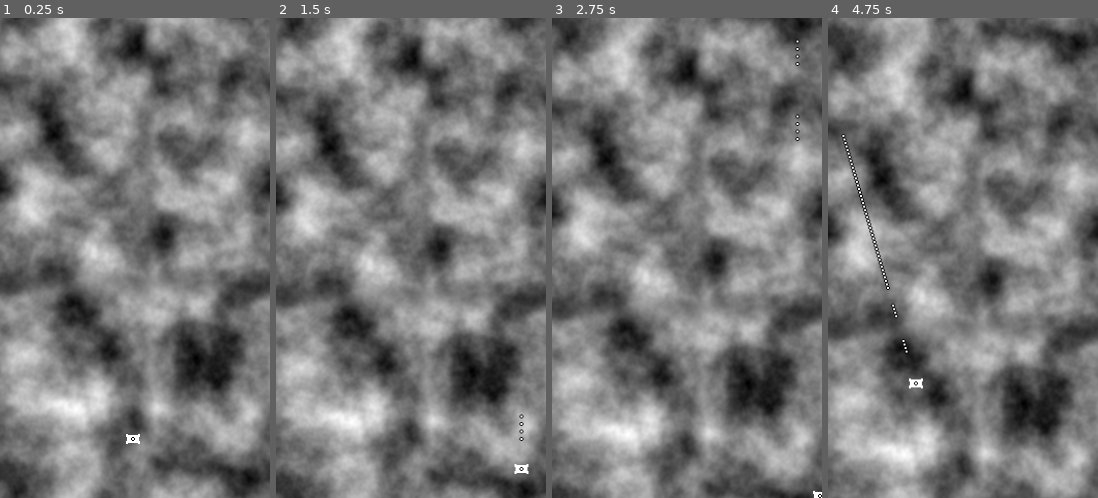
Above: before the commit, frames 1-4 (left to right).
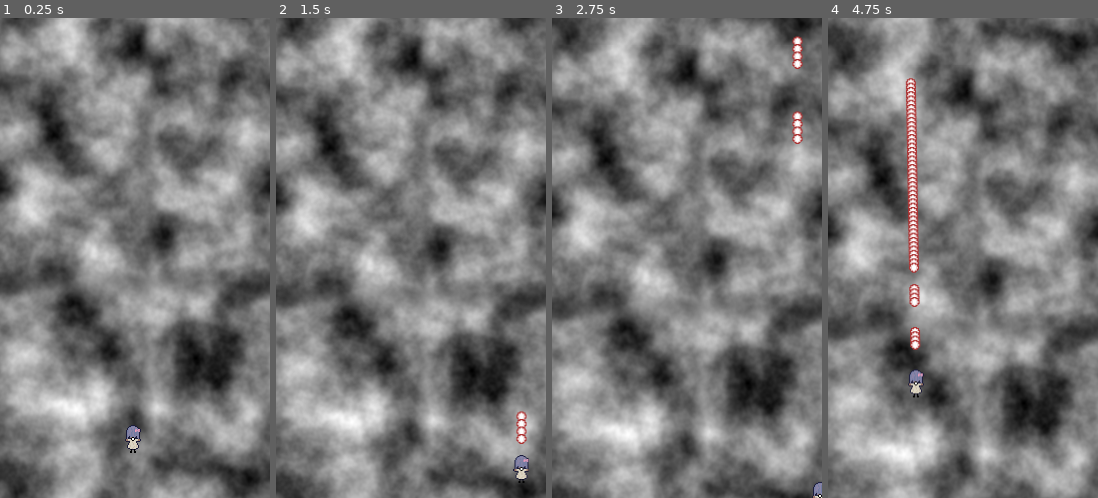
Above: after the commit, the same moments.

Repository: gnamikawa/PillowPugilist
Game: Godot game, scene res://scenes/game_manager.tscn
Two runs of this game, one before a commit and one after it. Both use one fixed random seed, a clock stepped at 60 frames per second and the inputs below.
Inputs:
- Up to frame 1 (0.25 s): no input
- Up to frame 2 (1.5 s): hold Right (movement_right) 0.53-1.28 s; hold Space 0.53-1.28 s; hold Down (movement_down) from 1.28 s (still down); tap Space at 1.35 s
- Up to frame 3 (2.75 s): tap Space at 1.52, 1.82 s; release Down (movement_down) at 2.03 s; hold Right (movement_right) from 2.03 s (still down); hold Space from 2.03 s (still down)
- Up to frame 4 (4.75 s): release Right (movement_right) at 2.78 s; release Space at 2.78 s; hold Up (movement_up) 2.78-3.53 s; tap Space at 2.85, 3.02, 3.32, 4.35, 4.52 s; hold Space 3.53-4.28 s; hold Left (movement_left) from 3.53 s (still down)

The runs differ from the first frame. In frame 1, 0.2% of the frame differs, in the area x 46-53%, y 84-91%; in frame 2, 0.5%; in frame 3, 0.6%; in frame 4, 2.6%, in the area x 4-36%, y 12-80%.

Commit message:
boop

Diff:
--- a/scenes/bullet.tscn
+++ b/scenes/bullet.tscn
@@ -1,6 +1,6 @@
 [gd_scene load_steps=4 format=3 uid="uid://d0rxrdc8ft3gr"]
 
-[ext_resource type="Texture2D" uid="uid://3fny6mj7pra2" path="res://assets/sprites/Hitcenter.png" id="1_w0ltq"]
+[ext_resource type="Texture2D" uid="uid://cjpatpsj4dpxu" path="res://assets/sprites/Missile1.png" id="1_irkon"]
 [ext_resource type="Script" path="res://scripts/bullet.gd" id="2_t5s8w"]
 
 [sub_resource type="CircleShape2D" id="CircleShape2D_gso2y"]
@@ -8,7 +8,7 @@
 
 [node name="Bullet" type="Sprite2D"]
 z_index = 500
-texture = ExtResource("1_w0ltq")
+texture = ExtResource("1_irkon")
 script = ExtResource("2_t5s8w")
 
 [node name="Area2D" type="Area2D" parent="."]
--- a/scenes/player_body.tscn
+++ b/scenes/player_body.tscn
@@ -1,39 +1,39 @@
 [gd_scene load_steps=10 format=3 uid="uid://wss1yuqy0vg2"]
 
-[ext_resource type="Texture2D" uid="uid://dcdn3ruc3amew" path="res://assets/sprites/debug.png" id="1_5lb5x"]
 [ext_resource type="Script" path="res://scripts/player.gd" id="1_06625"]
+[ext_resource type="Texture2D" uid="uid://e5wroq0fsgei" path="res://assets/sprites/Maya.png" id="2_rfx0n"]
 [ext_resource type="Texture2D" uid="uid://3fny6mj7pra2" path="res://assets/sprites/Hitcenter.png" id="2_rury2"]
 
-[sub_resource type="AtlasTexture" id="AtlasTexture_dmulk"]
-atlas = ExtResource("1_5lb5x")
-region = Rect2(0, 0, 16, 16)
+[sub_resource type="AtlasTexture" id="AtlasTexture_h4dko"]
+atlas = ExtResource("2_rfx0n")
+region = Rect2(0, 0, 16, 32)
 
-[sub_resource type="AtlasTexture" id="AtlasTexture_kn1be"]
-atlas = ExtResource("1_5lb5x")
-region = Rect2(16, 0, 16, 16)
+[sub_resource type="AtlasTexture" id="AtlasTexture_xpynr"]
+atlas = ExtResource("2_rfx0n")
+region = Rect2(16, 0, 16, 32)
 
-[sub_resource type="AtlasTexture" id="AtlasTexture_f8etw"]
-atlas = ExtResource("1_5lb5x")
-region = Rect2(32, 0, 16, 16)
+[sub_resource type="AtlasTexture" id="AtlasTexture_oul08"]
+atlas = ExtResource("2_rfx0n")
+region = Rect2(32, 0, 16, 32)
 
-[sub_resource type="AtlasTexture" id="AtlasTexture_mjikj"]
-atlas = ExtResource("1_5lb5x")
-region = Rect2(48, 0, 16, 16)
+[sub_resource type="AtlasTexture" id="AtlasTexture_yk0rc"]
+atlas = ExtResource("2_rfx0n")
+region = Rect2(48, 0, 16, 32)
 
-[sub_resource type="SpriteFrames" id="SpriteFrames_sr6gg"]
+[sub_resource type="SpriteFrames" id="SpriteFrames_12blw"]
 animations = [{
 "frames": [{
 "duration": 1.0,
-"texture": SubResource("AtlasTexture_dmulk")
+"texture": SubResource("AtlasTexture_h4dko")
 }, {
 "duration": 1.0,
-"texture": SubResource("AtlasTexture_kn1be")
+"texture": SubResource("AtlasTexture_xpynr")
 }, {
 "duration": 1.0,
-"texture": SubResource("AtlasTexture_f8etw")
+"texture": SubResource("AtlasTexture_oul08")
 }, {
 "duration": 1.0,
-"texture": SubResource("AtlasTexture_mjikj")
+"texture": SubResource("AtlasTexture_yk0rc")
 }],
 "loop": true,
 "name": &"default",
--- a/scripts/player.gd
+++ b/scripts/player.gd
@@ -2,6 +2,7 @@
 
 extends CharacterBody2D
 
+@export var angle_spread = 0.6
 @export var speed = 300
 @export var slow_speed = 100
 @onready var bullet_node = preload('res://scenes/bullet.tscn')
@@ -31,7 +32,7 @@
 		var bullet = bullet_node.instantiate() as Bullet;
 		bullet.position = position
 		bullet.player_spawned = true
-		bullet.direction = Vector2(sign(velocity.x), -1).normalized()
+		bullet.direction = Vector2(sign(velocity.x) * angle_spread, -1).normalized()
 		get_parent().add_child(bullet)
 
 func _physics_process(delta):
Not shown, added: assets/sprites/EnemyPillow_Nature.png.import
Not shown, added: assets/sprites/EnemyPillow_Psychic.png.import
Not shown: 1 places in scenes/player_body.tscn that only renumber resources
